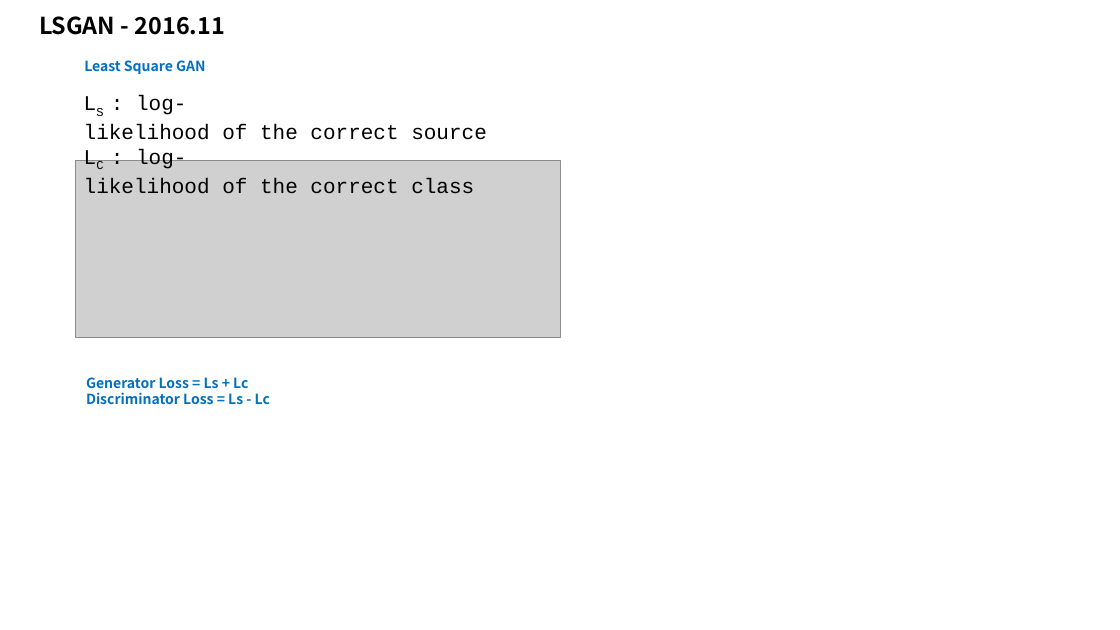
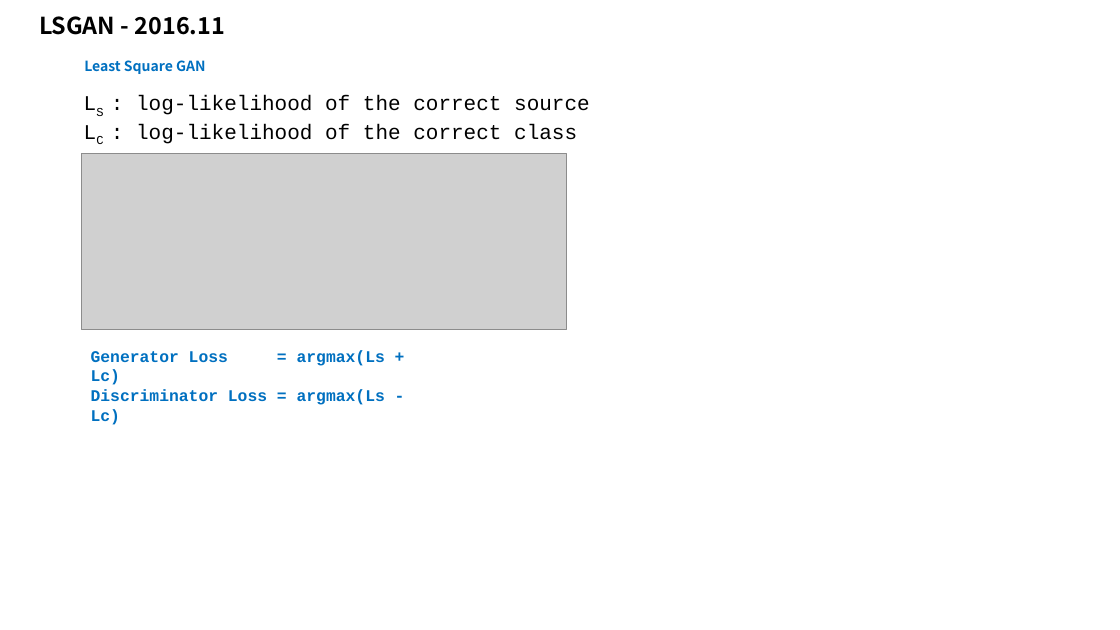
Before and after one commit to taylorguo/GAN_Understanding_Practicing, a slide deck: slide 22 of GAN_Understanding/GANunderstanding.pptx. Drawn at 1120x630 pixels with LibreOffice and Linux fonts; fonts in the diff are those of the drawing; grey boxes stand for pictures. Boxes give left, top, right and bottom in pixels: in the first picture for what was removed or moved away, otherwise in the second. Text is boxed around its words. In the diff, an @@ line names an element or a change of style, - is before the commit and + after.

```diff
--- a/GAN_Understanding/GANunderstanding.pptx
+++ b/GAN_Understanding/GANunderstanding.pptx
@@ text "LS : log-likelihood of the ..." rewrapped from bbox=[84, 95, 487, 194] to bbox=[136, 95, 590, 144] @@
@@ picture: place and size @@
-picture at bbox=[76, 160, 561, 337]
+picture at bbox=[82, 154, 567, 330]
@@ text at bbox=[91, 350, 385, 425]: text changed; size 12 to 14 pt; font Noto Sans CJK SC to Courier New @@
-Generator Loss = Ls + Lc
-Discriminator Loss = Ls - Lc
+Generator Loss = argmax(Ls + Lc)
+Discriminator Loss = argmax(Ls - Lc)
```
Also in this commit, not shown: 2 other files.
